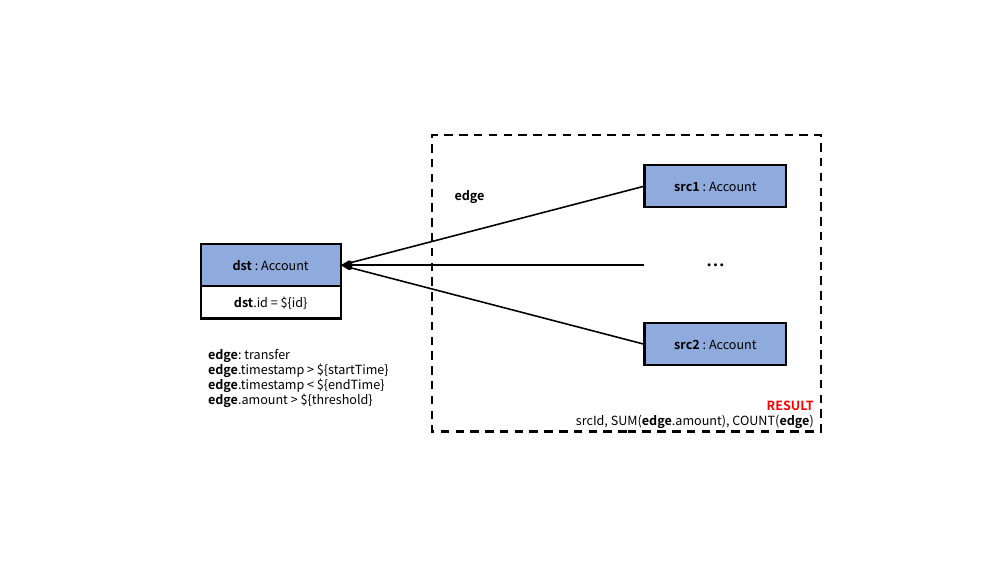
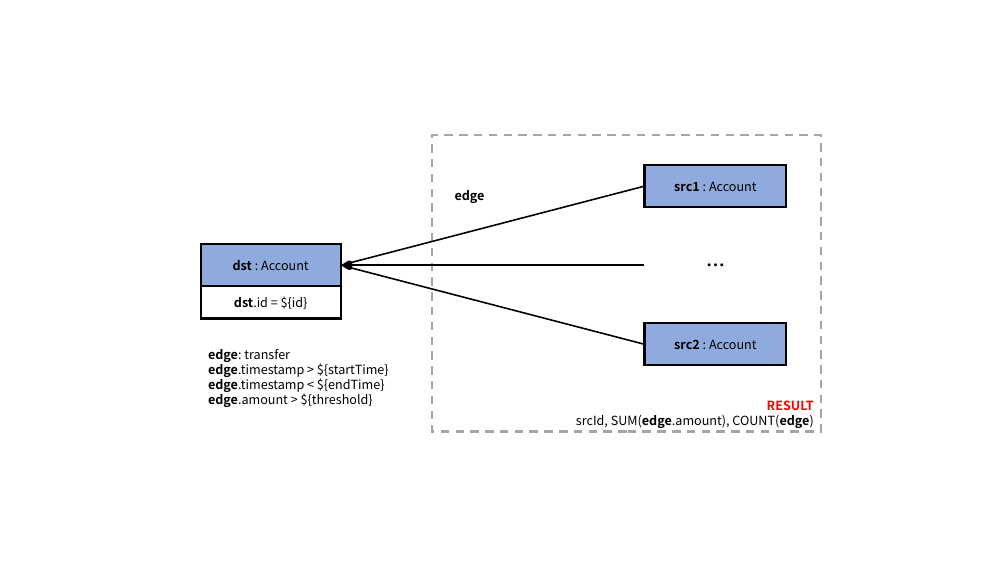
Before and after one commit to ldbc/ldbc_finbench_docs, a slide deck: slide 5 of patterns/transaction-simple-read.pptx. Drawn at 1008x567 pixels with LibreOffice and Linux fonts; fonts in the diff are those of the drawing. Boxes give left, top, right and bottom in pixels: in the first picture for what was removed or moved away, otherwise in the second. Text is boxed around its words. In the diff, an @@ line names an element or a change of style, - is before the commit and + after.

```diff
--- a/patterns/transaction-simple-read.pptx
+++ b/patterns/transaction-simple-read.pptx
@@ rectangle "RESULT" at (x1=433, y1=135, x2=822, y2=432): outline #000000 2 pt dashed to #A5A5A5 2 pt dashed @@
```
Also in this commit, not shown: 7 other slides changed, 41 other files.
